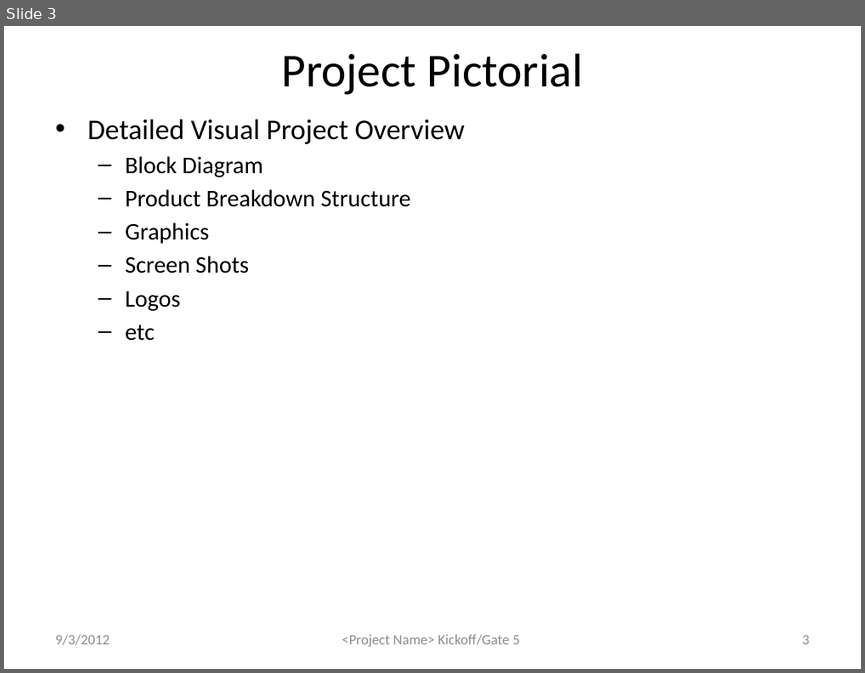
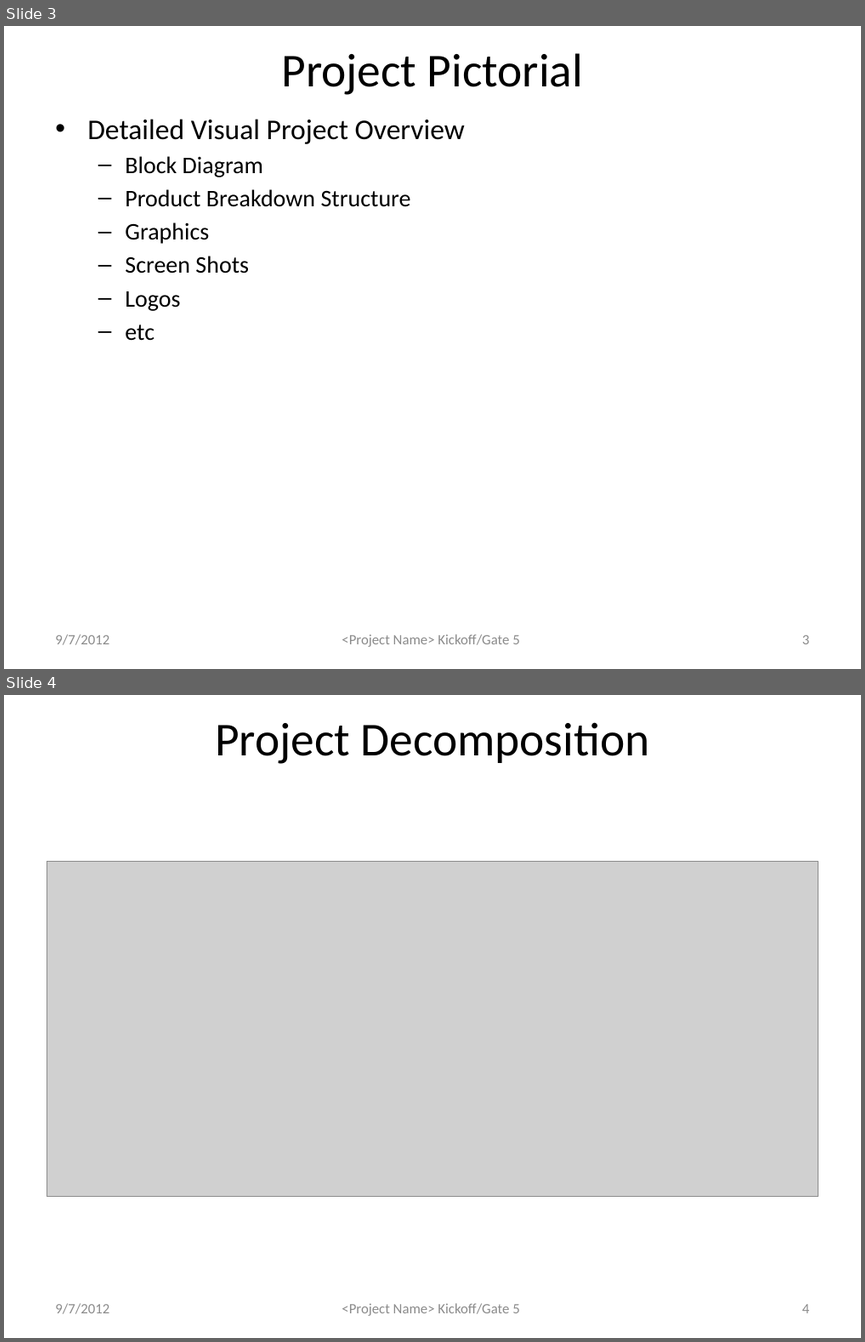
Before and after one commit to atniptw/Senior-Project, a slide deck: Documents/PowerPoints/Senior Design Project - Gate 5 1.0.pptx. Shown one above the other, each under a label of ours: slide 3 before the commit, slides 3 and 4 after it. The pictures are 865x673 and 865x1342 pixels, drawn with LibreOffice and Linux fonts; fonts in the diff are those of the drawing; grey boxes stand for pictures. Boxes give left, top, right and bottom in pixels: in the first picture for what was removed or moved away, otherwise in the second. Text is boxed around its words. In the diff, an @@ line names an element or a change of style, - is before the commit and + after.

```diff
--- a/Documents/PowerPoints/Senior Design Project - Gate 5 1.0.pptx
+++ b/Documents/PowerPoints/Senior Design Project - Gate 5 1.0.pptx
@@ slide 4 added at <box>4,695,861,1338</box>, background #FFFFFF; not listed: 1 template element that a slide beside it also shows @@
@@ title added at <box>215,722,650,764</box>, 39.6 pt, text #000000 @@
+Project Decomposition
@@ picture added at <box>46,862,818,1197</box> @@
@@ text added at <box>55,1303,109,1314</box>, 12 pt, text #8C8C8C @@
+9/7/2012
@@ page number added at <box>802,1304,809,1313</box>, 12 pt, text #8C8C8C @@
+4
@@ slide 3 changed as well @@
@@ text at <box>55,634,109,645</box>: text changed @@
-9/3/2012
+9/7/2012
```
Also in this commit, not shown: 7 other slides changed, 2 other slides added, 6 other files.
